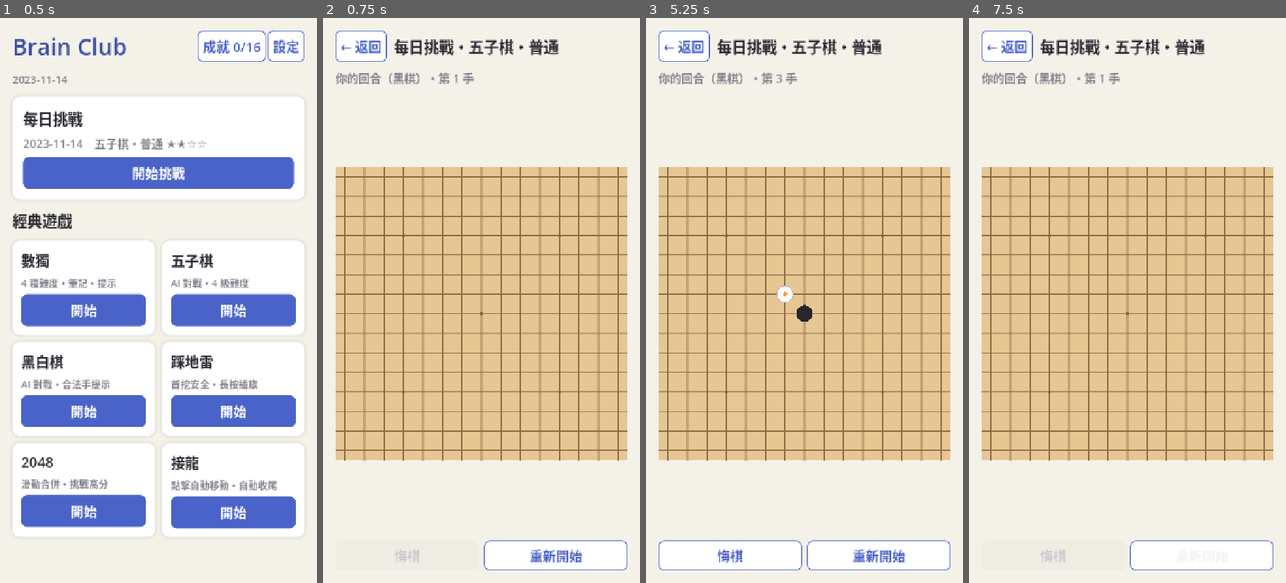
Above: before the commit, frames 1-4 (left to right).
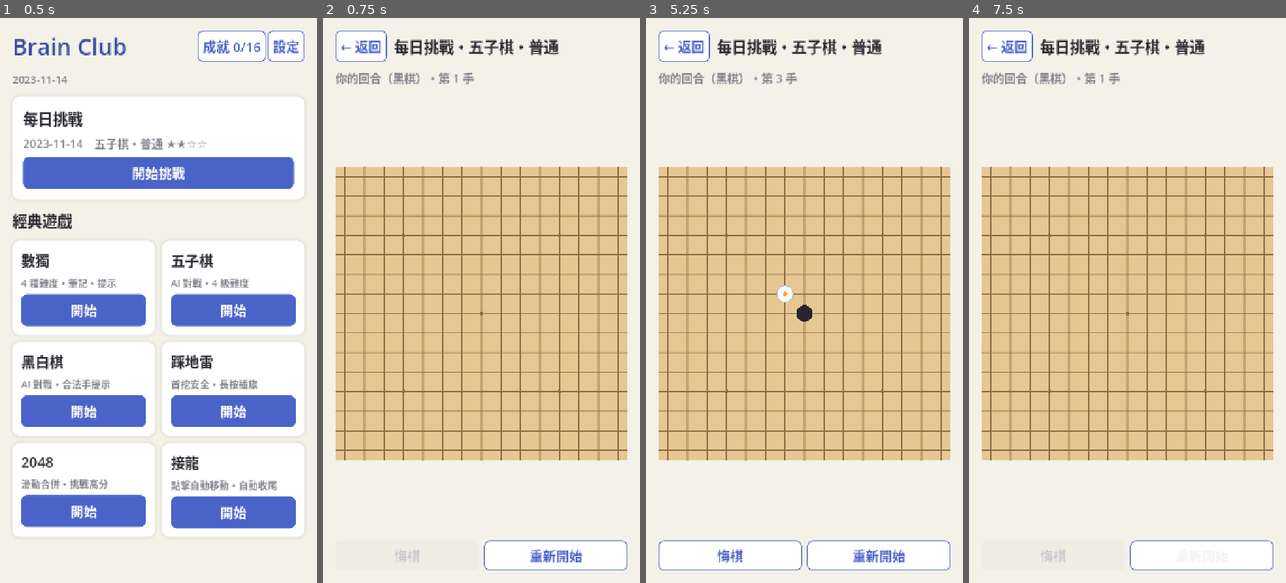
Above: after the commit, the same moments.

Repository: bny0829/BrainTraining
Game: Godot game, scene res://scenes/main.tscn
Two runs of this game, one before a commit and one after it. Both use one fixed random seed, a clock stepped at 60 frames per second and the inputs below.
Inputs (mouse positions are in pixels of both pictures, inside the frame that each line leads up to):
- Up to frame 1 (0.5 s): no input
- Up to frame 2 (0.75 s): click "開始挑戰" at 0.5 s
- Up to frame 3 (5.25 s): click "重新開始" at 1.25 s; click "重新開始" at 2 s; click "重新開始" at 2.75 s; click "← 返回" at 3.5 s; click "開始挑戰" at 4.25 s; tap Enter at 5 s; move the mouse to (804, 311) at 5.02 s; hold Right (ui_right) from 5.03 s (still down); click (804, 311) at 5.17 s
- Up to frame 4 (7.5 s): release Right (ui_right) at 5.75 s; click "悔棋" at 5.75 s; tap Space at 6.5 s; move the mouse to (1064, 328) at 6.52 s; hold Down (ui_down) 6.53-7.28 s; tap Enter at 7.25 s; move the mouse to (1159, 176) at 7.27 s; hold Right (ui_right) from 7.28 s (still down)

Frame 1 is identical in both runs. In frame 2, 2.0% of the frame differs, in the area x 4-96%, y 26-79%; in frame 3, 2.0%; in frame 4, 2.0%.

Commit message:
fix: 改善 Android 觸控捲動順暢度（敏捷輸入排清、幀節奏 auto、關閉像素貼齊）
Co-Authored-By: Claude Fable 5 <noreply@anthropic.com>

Diff:
--- a/project.godot
+++ b/project.godot
@@ -11,7 +11,7 @@
 [application]
 
 config/name="BrainClub"
-config/version="0.7.1"
+config/version="0.7.2"
 run/main_scene="res://scenes/main.tscn"
 config/features=PackedStringArray("4.7", "GL Compatibility")
 config/icon="res://icon.svg"
@@ -36,6 +36,19 @@
 window/stretch/mode="canvas_items"
 window/stretch/aspect="expand"
 window/handheld/orientation=1
+; Android 幀節奏：auto 模式降低觸控到畫面的延遲，改善捲動頓挫感
+window/frame_pacing/android/enable_frame_pacing=true
+window/frame_pacing/android/swappy_mode=2
+
+[gui]
+
+; 關閉控制項像素貼齊：捲動時以次像素平滑移動（高倍縮放下較順）
+common/snap_controls_to_pixels=false
+
+[input_devices]
+
+; 敏捷輸入排清：觸控事件即時處理而非每幀一批，滑動追手更順（Android/iOS）
+buffering/agile_event_flushing=true
 
 [rendering]
 
Binary file added: Screenshot_20260713-123740_Google_Play_Store.png
Not shown, added: Screenshot_20260713-123740_Google_Play_Store.png.import
Not shown, changed: export_presets.cfg
